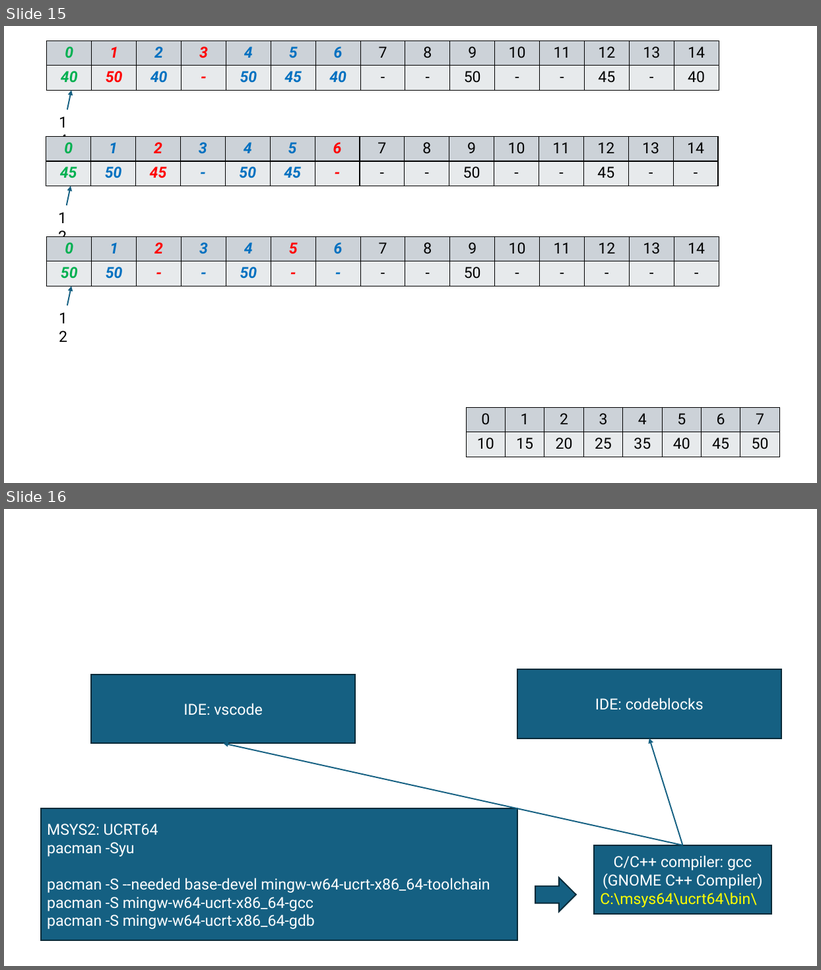
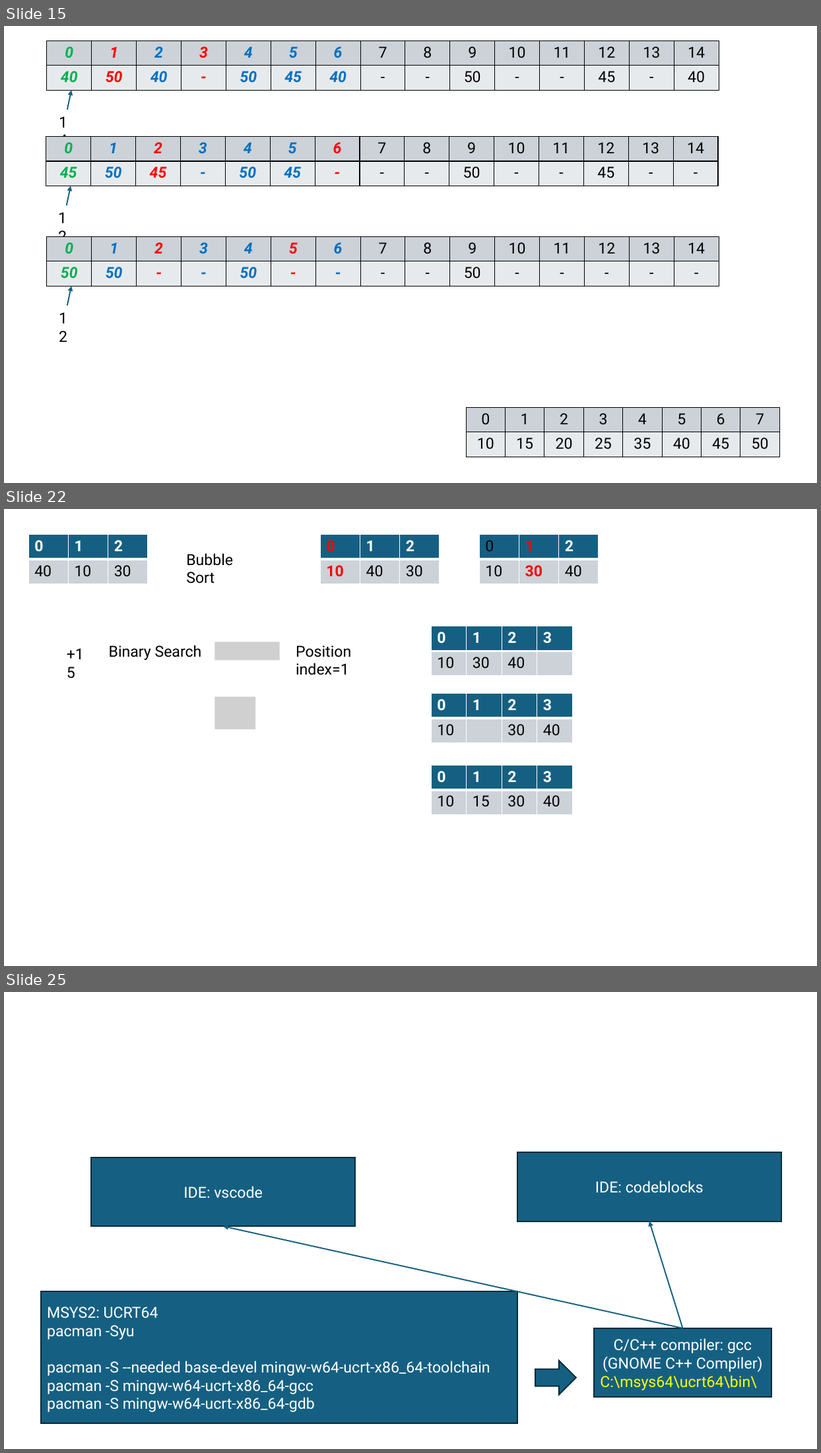
Before and after one commit to mo-mosverkstad/my_data_structure, a slide deck: ppt/dataStructure.pptx. Shown one above the other, each under a label of ours: slides 15 and 16 before the commit, slides 15, 22 and 25 after it; the slides between them are not shown. The pictures are 821x970 and 821x1453 pixels, drawn with LibreOffice and Linux fonts; fonts in the diff are those of the drawing; grey boxes stand for pictures. Boxes give left, top, right and bottom in pixels: in the first picture for what was removed or moved away, otherwise in the second. Text is boxed around its words. In the diff, an @@ line names an element or a change of style, - is before the commit and + after.

```diff
--- a/ppt/dataStructure.pptx
+++ b/ppt/dataStructure.pptx
@@ slide 22 added at (4, 509, 817, 966), background #FFFFFF @@
@@ table added at (28, 535, 147, 584), 2 rows, 3 columns @@
+0 | 1 | 2
+40 | 10 | 30
@@ table added at (321, 535, 440, 584), 2 rows, 3 columns @@
+0 | 1 | 2
+10 | 40 | 30
@@ table added at (479, 535, 598, 584), 2 rows, 3 columns @@
+0 | 1 | 2
+10 | 30 | 40
@@ text added at (186, 553, 233, 584), 18 pt, text #000000 @@
+Bubble Sort
@@ table added at (431, 626, 572, 714), 2 rows, 4 columns @@
+0 | 1 | 2 | 3
+10 | 30 | 40 | 
@@ text added at (61, 642, 98, 666), 18 pt, text #000000 @@
++15
@@ text added at (109, 645, 202, 660), 18 pt, text #000000 @@
+Binary Search
@@ picture added at (215, 642, 280, 660) @@
@@ text added at (296, 646, 351, 675), 18 pt, text #000000 @@
+Position index=1
@@ picture added at (215, 697, 256, 730) @@
@@ table added at (431, 694, 572, 743), 2 rows, 4 columns @@
+0 | 1 | 2 | 3
+10 |  | 30 | 40
@@ table added at (431, 765, 572, 815), 2 rows, 4 columns @@
+0 | 1 | 2 | 3
+10 | 15 | 30 | 40
@@ what was slide 16 is now slide 25 @@
```
Also in this commit, not shown: 1 slide changed, 8 other slides added.
